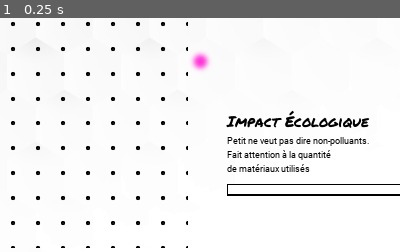
Above: before the commit, frame 1.
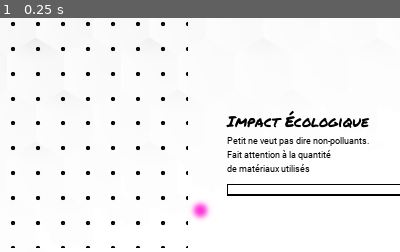
Above: after the commit, the same moment.

Repository: Henry38/Lithotris
Game: Godot game, scene res://scenes/Gameplay.tscn
The game is run twice, just before and just after one commit, with the same random seed, the same clock (stepped at 60 frames per second) and the same inputs.
Inputs:
- Up to frame 1 (0.25 s): no input
The pictures show only the part of the screen within x 37-87%, y 47-97%; the shares and areas given below are measured in that part.

The runs differ from the first frame. In frame 1, 0.6% of the frame differs, in the area x 47-53%, y 14-87%.

Commit message:
add level feature

Diff:
--- a/scripts/TileMap.gd
+++ b/scripts/TileMap.gd
@@ -16,11 +16,12 @@
 var lithography_charge_count = 1
 export(int) var width = 10
 export(int) var height = 20
+export(int) var level = 0
 
 var pathFinder = preload("res://scripts/PathFinder.gd").new()
 var lighteningTile = preload("res://scripts/LighteningTile.gd").new()
 onready var startPoint = Vector2(0, height - 1)
-onready var endPoint = Vector2(10, width)
+onready var endPointList = [Vector2(width, height-2), Vector2(width, height-4), Vector2(width, height-6), Vector2(width, height-8), Vector2(width, height-12), Vector2(width, height-16)]
 
 const shapes = [
 	preload("res://scenes/shapes/SquareShape.tscn"),
@@ -34,8 +35,6 @@
 func _ready():
 	randomize()
 	init_grid()
-	self.set_cellv(startPoint, 3)
-	self.set_cellv(endPoint, 4)
 	$timer.connect("timeout", self, "trigger")
 
 func _process(delta):
@@ -60,7 +59,7 @@
 
 func _input(event):
 	if event.is_action_pressed("debug"):
-		print(pathFinder.pathfind(self, startPoint, endPoint))
+		print(pathFinder.pathfind(self, startPoint, endPointList[level]))
 
 	if not $timer.paused and event.is_action_pressed("lithography_power_up"):
 		if not preload_lithopgraphy_power_up and lithography_charge_count > 0:
@@ -91,6 +90,21 @@
 			else:
 				self.set_cell(x, y, g.BACKGROUND_TILE)
 
+	self.set_cellv(startPoint, g.STARTING_TILE)
+	self.set_cellv(endPointList[level], g.ENDING_TILE)
+
+func init_variable_state():
+	current_block = null
+	next_block = null
+	resin_blocks.clear()
+	preload_lithopgraphy_power_up = false
+	display_lithopgraphy_power_up = false
+	picking_resin_state_on = false
+
+func nextLevel():
+	init_grid()
+	init_variable_state()
+	level += 1
 
 func trigger():
 	if current_block == null and preload_lithopgraphy_power_up:
@@ -112,8 +126,8 @@
 		move_block(current_block, Vector2(0, -1))
 		displayBlock(current_block)
 		lighteningTile.lightenBlock(self, current_block)
-		if pathFinder.pathfind(self, startPoint, endPoint):
-			print("Finished")
+		if pathFinder.pathfind(self, startPoint, endPointList[level]):
+			nextLevel()
 			return
 		if not preload_lithopgraphy_power_up:
 			createNewBlock()
@@ -254,3 +268,4 @@
 			if id_below == g.ISOLATOR_TILE:
 				self.set_cell(p.x,p.y+1,g.BACKGROUND_TILE)
 		self.set_cell(p.x,p.y,g.BACKGROUND_TILE)
+	resin_blocks.clear()
